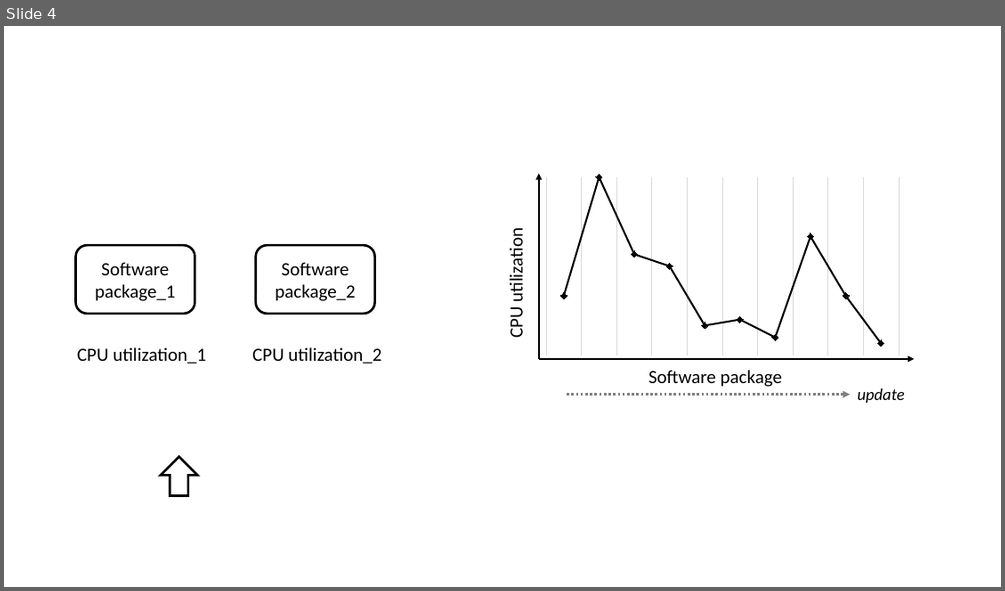
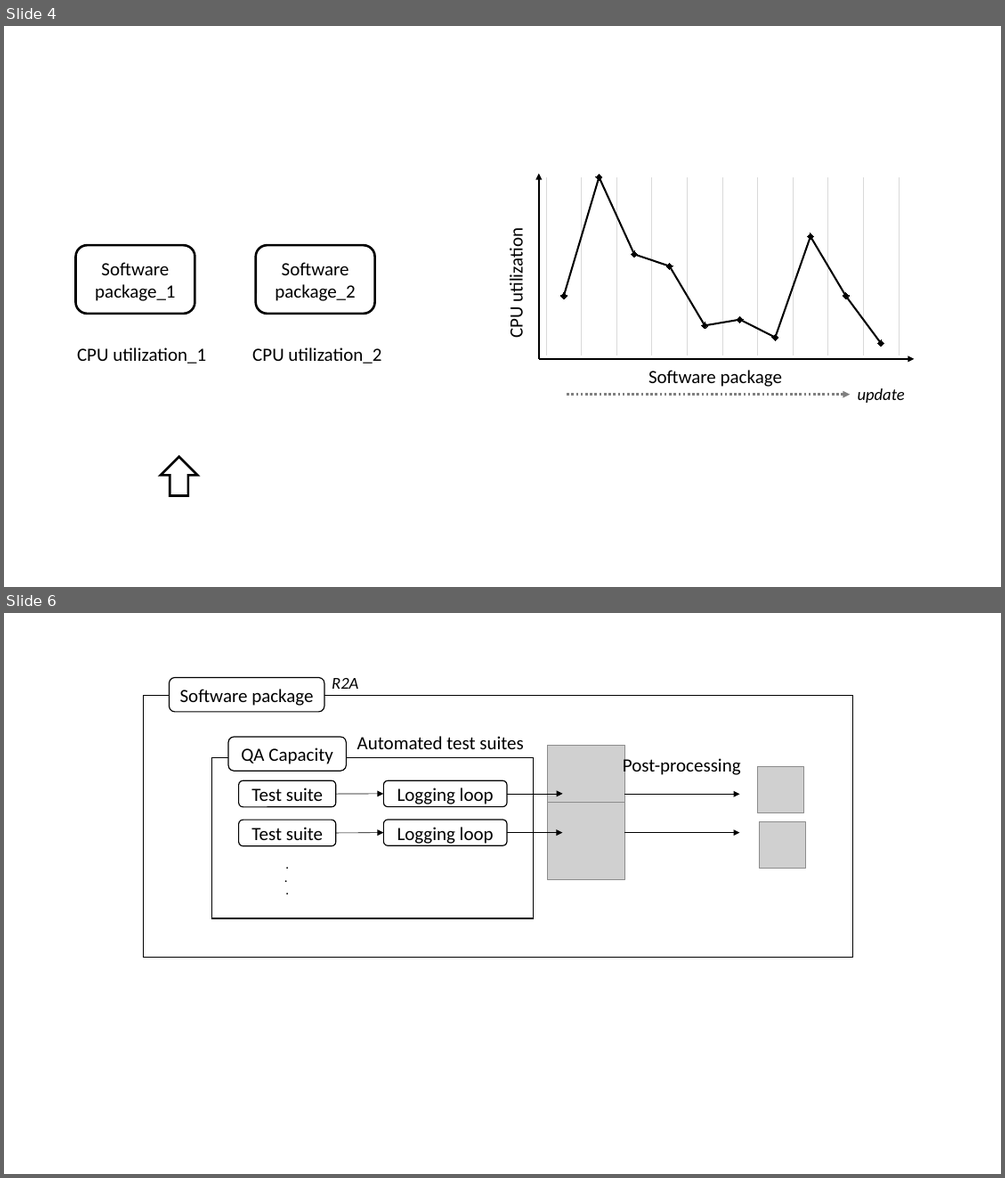
Before and after one commit to araea382/MT, a slide deck: Seminar/graphic.pptx. Shown one above the other, each under a label of ours: slide 4 before the commit, slides 4 and 6 after it; the slides between them are not shown. The pictures are 1005x591 and 1005x1178 pixels, drawn with LibreOffice and Linux fonts; fonts in the diff are those of the drawing; grey boxes stand for pictures. Boxes give left, top, right and bottom in pixels: in the first picture for what was removed or moved away, otherwise in the second. Text is boxed around its words. In the diff, an @@ line names an element or a change of style, - is before the commit and + after.

```diff
--- a/Seminar/graphic.pptx
+++ b/Seminar/graphic.pptx
@@ slide 6 added at box(4, 613, 1001, 1174), background #FFFFFF @@
@@ rounded rectangle added at box(170, 677, 324, 712), fill #FFFFFF, outline #000000 1 pt, 18 pt, text #000000 @@
+Software package
@@ text added at box(332, 678, 358, 689), 16 pt, text #000000, italic @@
+R2A
@@ rectangle added at box(143, 696, 853, 957), outline #000000 1 pt @@
@@ rounded rectangle added at box(228, 737, 347, 771), fill #FFFFFF, outline #000000 1 pt, 18 pt, text #000000 @@
+QA Capacity
@@ text added at box(357, 736, 523, 749), 18 pt, text #000000 @@
+Automated test suites
@@ picture added at box(548, 746, 625, 823) @@
@@ rectangle added at box(212, 757, 534, 918), outline #000000 1 pt @@
@@ text added at box(623, 756, 741, 778), 18 pt, text #000000 @@
+Post-processing
@@ picture added at box(758, 767, 804, 813) @@
@@ rounded rectangle added at box(239, 780, 336, 807), fill #FFFFFF, outline #000000 1 pt, 18 pt, text #000000 @@
+Test suite
@@ arrow added from (336, 794) to (384, 794), #000000 0.5 pt @@
@@ rounded rectangle added at box(384, 780, 507, 807), fill #FFFFFF, outline #000000 1 pt, 18 pt, text #000000 @@
+Logging loop
@@ arrow added from (507, 794) to (563, 794), #000000 0.5 pt @@
@@ arrow added from (624, 794) to (740, 794), #000000 0.5 pt @@
@@ rounded rectangle added at box(239, 819, 336, 845), fill #FFFFFF, outline #000000 1 pt, 18 pt, text #000000 @@
+Test suite
@@ rounded rectangle added at box(384, 819, 507, 845), fill #FFFFFF, outline #000000 1 pt, 18 pt, text #000000 @@
+Logging loop
@@ picture added at box(548, 802, 625, 879) @@
@@ picture added at box(760, 821, 806, 868) @@
@@ arrow added from (336, 833) to (384, 833), #000000 0.5 pt @@
@@ arrow added from (507, 833) to (563, 833), #000000 0.5 pt @@
@@ arrow added from (624, 833) to (740, 833), #000000 0.5 pt @@
@@ text added at box(248, 859, 328, 897), 10.5 pt, text #000000, bold @@
+.
+.
+.
```
Also in this commit, not shown: 3 other slides added, 1 slide removed, 16 other files.
